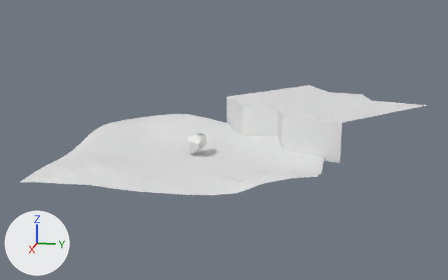
A saved change to the Blender file data/things.blend.
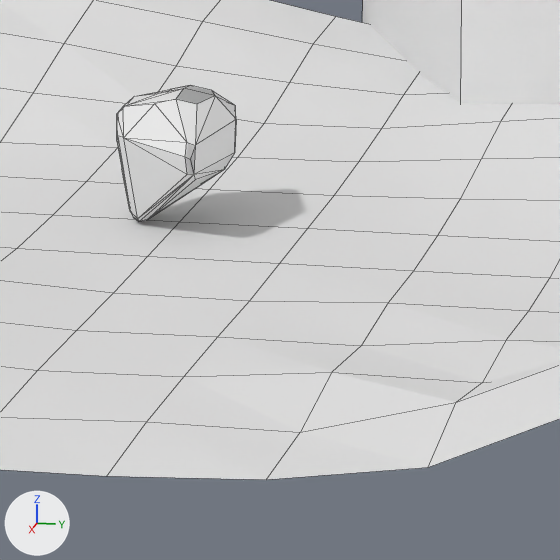
Old and new are each drawn whole from a 50 mm lens placed at (53.32, 13.12, 14.79), pointed at (-4.21, 1.62, 0.41) and again close up on the part from 38% to 58% of the width and 43% to 74% of the height. The axes (+X, +Y, +Z) are drawn at lower left. The lights are the same throughout. The close-ups show mesh edges as thin lines.

Names of what the first close-up shows: 'Plane', 'Suzanne', 'Suzanne.001'.
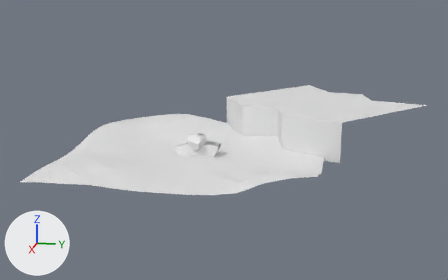
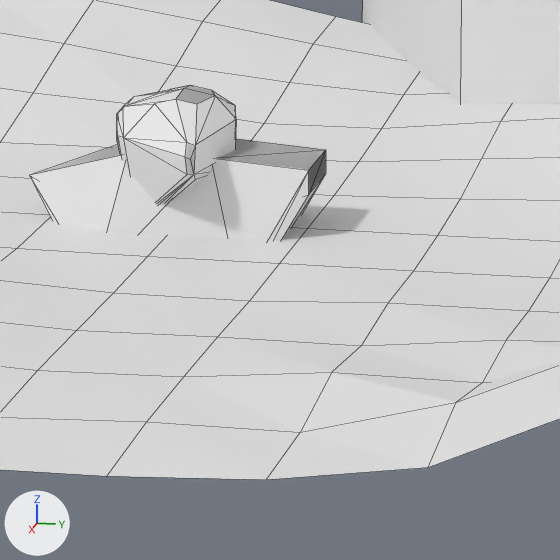
Changed parts and their boxes [x1, y1, x2, y2] in the close-ups (560 x 560 px):
'Cube.001', shown: after [29, 155, 325, 240]
'Cube', shown: after [32, 139, 326, 194]

Patch to the scene script:
```diff
--- a/data/things.blend.py
+++ b/data/things.blend.py
@@ me_cube_001 @@
 me_cube_001.from_pydata(...)  # 29 vertices, 29 faces; spans x -0.84..0.84, y -2.2..1.99, z -0.98..1.1
 # used by ob_cube; location = (0.0, 0.0, 0.0); scale = (1.02, 1.02, 1.02)
+# me_cube_001 part 1
+# 29 faces are deleted
+# 29 new faces join them
@@ ob_cube @@
 ob_cube.scale = (1.02, 1.02, 1.02)
-ob_cube.hide_set(True)
@@ ob_cube_001 @@
 ob_cube_001.scale = (1.02, 1.02, 1.02)
-ob_cube_001.hide_set(True)
```
